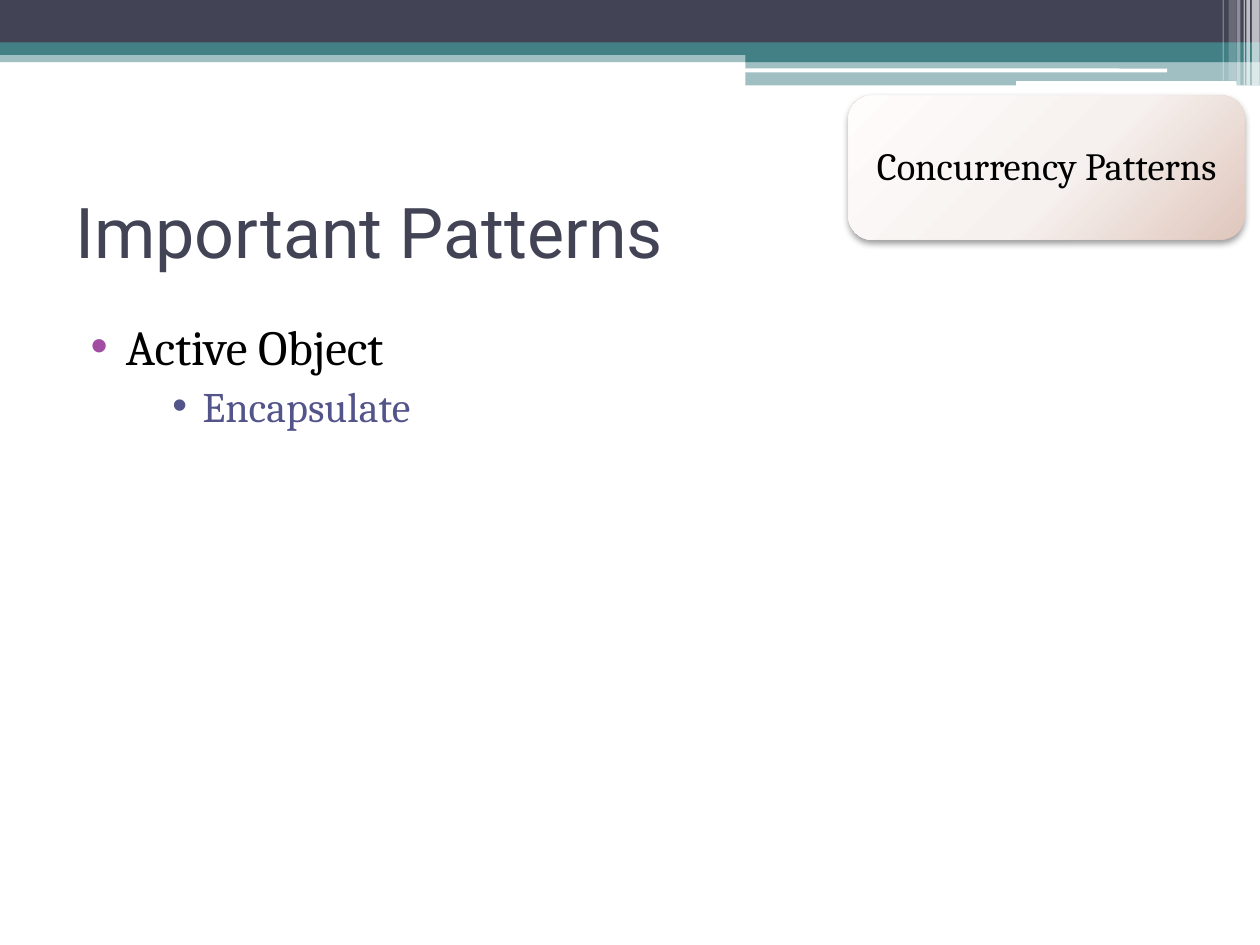
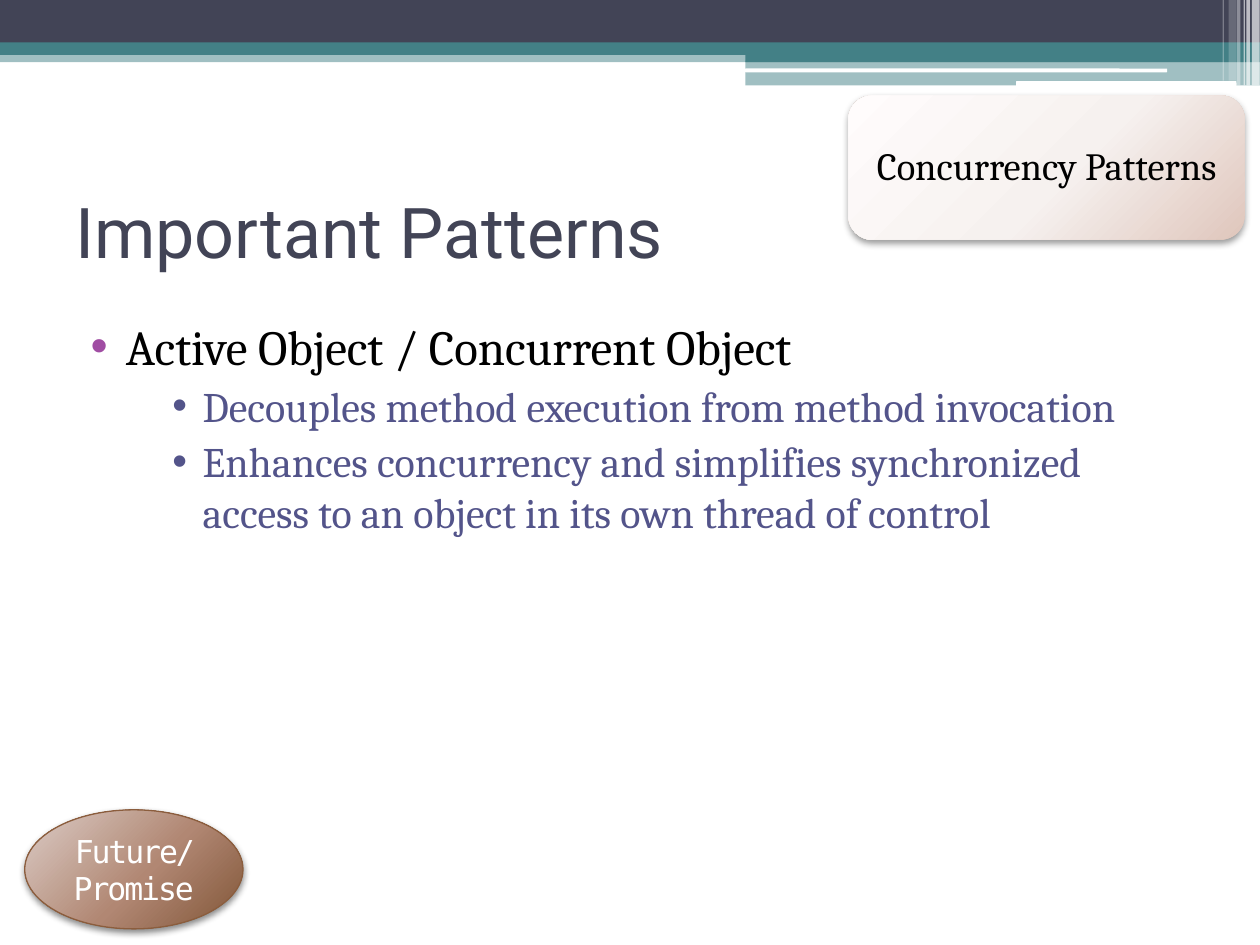
Before and after one commit to CodeLionX/ePortfolio_DesignPatterns, a slide deck: slide 24 of presentation/Design Patterns.pptx. Drawn at 1260x945 pixels with LibreOffice and Linux fonts; fonts in the diff are those of the drawing. Boxes give left, top, right and bottom in pixels: in the first picture for what was removed or moved away, otherwise in the second. Text is boxed around its words. In the diff, an @@ line names an element or a change of style, - is before the commit and + after.

```diff
--- a/presentation/Design Patterns.pptx
+++ b/presentation/Design Patterns.pptx
@@ text at (126,331,1115,537): text changed; size 28 to 24 pt; text colour #000000 to #53548A @@
-• Active Object
-    • Encapsulate
+• Active Object / Concurrent Object
+    • Decouples method execution from method invocation
+    • Enhances concurrency and simplifies synchronized access to an object in its own thread of control
@@ ellipse added at (25,810,243,929), fill gradient #DBCCC6 to #B18874 to #825739, outline #8B5D3D 0.75 pt, 18 pt, text #FFFFFF @@
+Future/ Promise
```
Also in this commit, not shown: 10 other slides changed, 1 other file.
